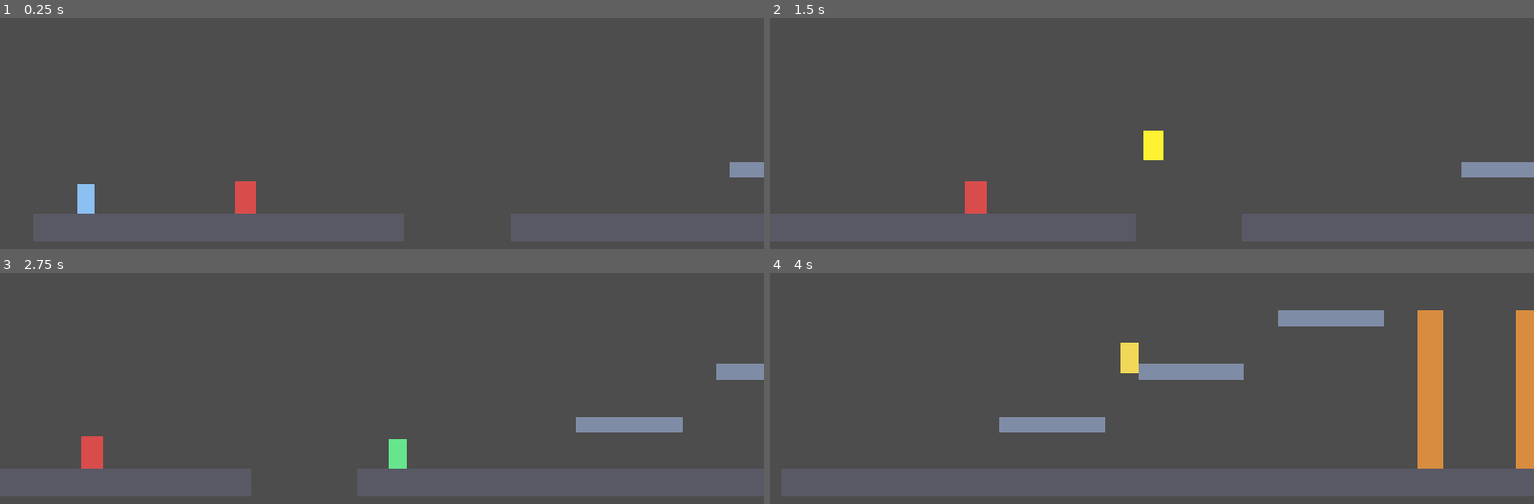
Above: before the commit, frames 1-4 (two rows, left to right).
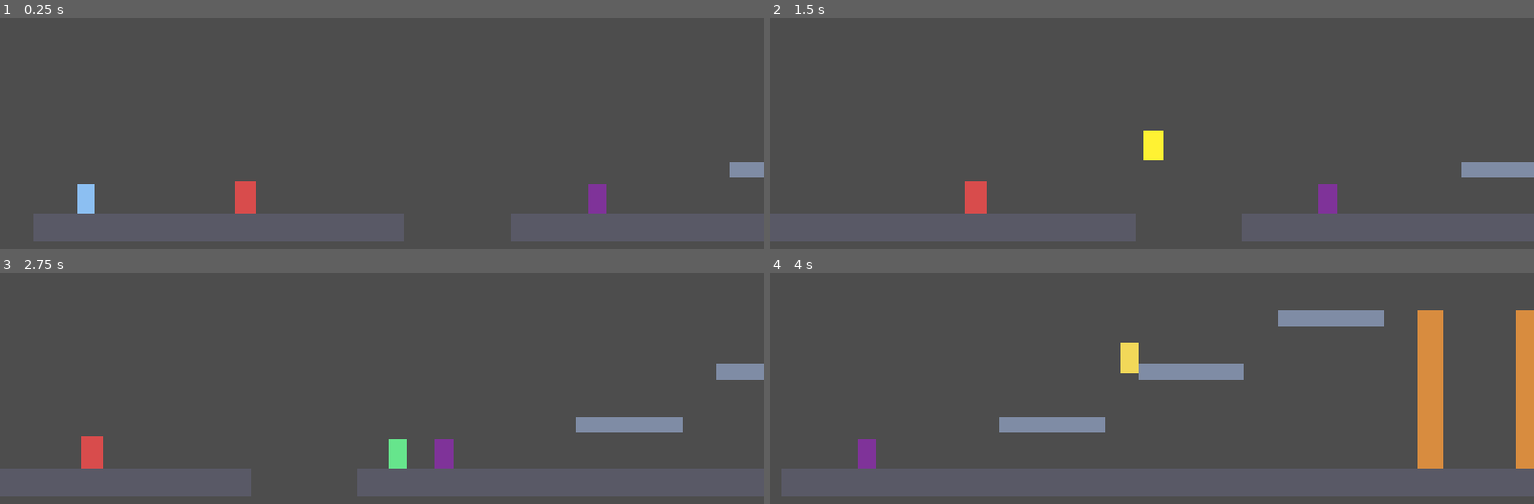
Above: after the commit, the same moments.

Repository: aslan997/Zayr
Game: Godot game, scene res://scenes/regions/TestArena.tscn
The game is run twice, just before and just after one commit, with the same random seed, the same clock (stepped at 60 frames per second) and the same inputs.
Inputs:
- Up to frame 1 (0.25 s): no input
- Up to frame 2 (1.5 s): tap Enter at 0.5 s; hold Right (move_right) from 0.53 s (still down); tap J (attack) at 0.6 s; tap Space (jump) at 0.77, 1.07 s; tap Shift (dash) at 0.8, 1.35 s
- Up to frame 3 (2.75 s): tap Space (jump) at 1.52, 1.55, 1.82, 2.1 s; release Right (move_right) at 2.03 s; hold Left (move_left) from 2.03 s (still down); tap J (attack) at 2.3 s
- Up to frame 4 (4 s): release Left (move_left) at 2.78 s; hold Right (move_right) from 2.78 s (still down); tap J (attack) at 2.85 s; tap Space (jump) at 3.02, 3.32, 3.77, 3.8 s; tap Shift (dash) at 3.05, 3.6 s

The runs differ from the first frame. In frame 1, 0.3% of the frame differs, in the area x 77-80%, y 71-85%; in frame 2, 0.3%, in the area x 71-75%, y 71-85%; in frame 3, 0.3%; in frame 4, 0.3%.

Commit message:
Add combat prototype milestone 6: first enemy
Adds a minimal, generic first enemy (EnemyController + EnemyAI,
scenes/enemies/Enemy.tscn): stationary, detects the player, performs
a telegraphed attack on a cooldown, and is removed (after a fade) on
death. Player.tscn joins a "player" group so EnemyAI can find it
without a hardcoded path; PlayerController gets a brief hit-flash so
taking damage is visible.

Fixes a latent Hitbox/Hurtbox gap found while wiring this up: neither
tracked which entity owned them, so nothing stopped an entity with
both (as the enemy now has, like the player already did) from hitting
itself if they overlapped. Both now carry an owner_body and Hitbox
skips a same-owner Hurtbox.

Co-Authored-By: Claude Sonnet 5 <noreply@anthropic.com>

Diff:
--- a/project.godot
+++ b/project.godot
@@ -56,6 +56,7 @@
 2d_physics/layer_2="player"
 2d_physics/layer_3="hitbox"
 2d_physics/layer_4="hurtbox"
+2d_physics/layer_5="enemy"
 
 [physics]
 
--- /dev/null
+++ b/scenes/enemies/Enemy.tscn
@@ -0,0 +1,59 @@
+[gd_scene load_steps=8 format=3]
+
+[ext_resource type="Script" path="res://scripts/enemies/EnemyController.gd" id="1_ctrl"]
+[ext_resource type="Script" path="res://scripts/enemies/EnemyAI.gd" id="2_ai"]
+[ext_resource type="Script" path="res://scripts/combat/HealthComponent.gd" id="3_health"]
+[ext_resource type="Script" path="res://scripts/combat/Hurtbox.gd" id="4_hurtbox"]
+[ext_resource type="Script" path="res://scripts/combat/Hitbox.gd" id="5_hitbox"]
+
+[sub_resource type="RectangleShape2D" id="RectangleShape2D_body"]
+size = Vector2(28, 46)
+
+[sub_resource type="RectangleShape2D" id="RectangleShape2D_hitbox"]
+size = Vector2(40, 28)
+
+[node name="Enemy" type="CharacterBody2D"]
+collision_layer = 16
+collision_mask = 1
+script = ExtResource("1_ctrl")
+
+[node name="CollisionShape2D" type="CollisionShape2D" parent="."]
+position = Vector2(0, -23)
+shape = SubResource("RectangleShape2D_body")
+
+[node name="Visual" type="Polygon2D" parent="."]
+color = Color(0.5, 0.2, 0.6, 1)
+polygon = PackedVector2Array(-14, -46, 14, -46, 14, 0, -14, 0)
+
+[node name="AI" type="Node" parent="."]
+script = ExtResource("2_ai")
+
+[node name="HealthComponent" type="Node" parent="."]
+script = ExtResource("3_health")
+max_health = 40.0
+
+[node name="Hurtbox" type="Area2D" parent="."]
+collision_layer = 8
+collision_mask = 0
+script = ExtResource("4_hurtbox")
+health_component_path = NodePath("../HealthComponent")
+
+[node name="CollisionShape2D" type="CollisionShape2D" parent="Hurtbox"]
+position = Vector2(0, -23)
+shape = SubResource("RectangleShape2D_body")
+
+[node name="Hitbox" type="Area2D" parent="."]
+position = Vector2(24, -23)
+collision_layer = 4
+collision_mask = 8
+script = ExtResource("5_hitbox")
+damage = 10.0
+
+[node name="CollisionShape2D" type="CollisionShape2D" parent="Hitbox"]
+position = Vector2(10, 0)
+shape = SubResource("RectangleShape2D_hitbox")
+
+[node name="SwingVisual" type="Polygon2D" parent="Hitbox"]
+visible = false
+color = Color(1, 0.3, 0.2, 1)
+polygon = PackedVector2Array(-10, 0, 8, -12, 30, 0, 8, 12)
--- a/scenes/player/Player.tscn
+++ b/scenes/player/Player.tscn
@@ -15,7 +15,7 @@
 [sub_resource type="RectangleShape2D" id="RectangleShape2D_hitbox"]
 size = Vector2(48, 32)
 
-[node name="Player" type="CharacterBody2D"]
+[node name="Player" type="CharacterBody2D" groups=["player"]]
 collision_layer = 2
 collision_mask = 1
 script = ExtResource("1_ctrl")
--- a/scenes/regions/TestArena.tscn
+++ b/scenes/regions/TestArena.tscn
@@ -1,8 +1,9 @@
-[gd_scene load_steps=13 format=3]
+[gd_scene load_steps=14 format=3]
 
 [ext_resource type="PackedScene" path="res://scenes/player/Player.tscn" id="1_player"]
 [ext_resource type="Script" path="res://scripts/combat/HealthComponent.gd" id="2_dummy_health"]
 [ext_resource type="Script" path="res://scripts/combat/Hurtbox.gd" id="3_dummy_hurtbox"]
+[ext_resource type="PackedScene" path="res://scenes/enemies/Enemy.tscn" id="4_enemy"]
 
 [sub_resource type="RectangleShape2D" id="Shape_FloorA"]
 size = Vector2(560, 40)
@@ -66,6 +67,9 @@
 limit_right = 2780
 limit_bottom = 650
 
+[node name="Enemy" parent="." instance=ExtResource("4_enemy")]
+position = Vector2(850, 568)
+
 [node name="TrainingDummy" type="Node2D" parent="."]
 position = Vector2(320, 568)
 script = SubResource("GDScript_TrainingDummy")
--- a/scripts/combat/Hitbox.gd
+++ b/scripts/combat/Hitbox.gd
@@ -8,6 +8,10 @@
 signal hit_landed(hurtbox: Hurtbox)
 
 @export var damage: float = 10.0
+
+## The entity this Hitbox belongs to (its parent) - a Hurtbox owned by the
+## same entity is ignored, so an entity can never hit itself.
+@onready var owner_body: Node = get_parent()
 
 ## Hurtboxes already hit during the current activation, so one swing can't
 ## multi-hit the same target across several overlapping physics frames.
@@ -30,7 +34,7 @@
 
 
 func _on_area_entered(area: Area2D) -> void:
-	if area is Hurtbox and area not in _hit_this_activation:
+	if area is Hurtbox and area not in _hit_this_activation and area.owner_body != owner_body:
 		_hit_this_activation.append(area)
 		area.receive_hit(damage, self)
 		hit_landed.emit(area)
--- a/scripts/combat/Hurtbox.gd
+++ b/scripts/combat/Hurtbox.gd
@@ -7,6 +7,12 @@
 signal hit_received(damage: float, hitbox: Hitbox)
 
 @export var health_component_path: NodePath
+
+## The entity this Hurtbox belongs to (its parent) - lets a Hitbox refuse
+## to hit a Hurtbox owned by the same entity as itself. Both Hitbox and
+## Hurtbox are always direct children of their owning body, matching how
+## Player.tscn and Enemy.tscn are structured.
+@onready var owner_body: Node = get_parent()
 
 var _health: HealthComponent
 
--- /dev/null
+++ b/scripts/enemies/EnemyAI.gd
@@ -0,0 +1,94 @@
+extends Node
+class_name EnemyAI
+## Minimal first-enemy behavior: stationary until the player enters
+## detection_range, faces them, and performs a telegraphed attack (own
+## Hitbox) when in attack_range, on a cooldown. No movement/chase/patrol
+## yet - see docs/PROGRESS.md for scope. Finds the player via the "player"
+## group (Player.tscn adds itself to it).
+
+@onready var body: Node2D = get_parent()
+@onready var hitbox: Hitbox = get_parent().get_node("Hitbox")
+@onready var swing_visual: Polygon2D = hitbox.get_node("SwingVisual")
+
+@export_group("Detection")
+@export var detection_range: float = 140.0
+@export var attack_range: float = 40.0
+
+@export_group("Telegraphed Attack")
+## Not from the design brief - placeholder, tunable. Deliberately slow/
+## readable per docs/COMBAT.md ("readable enemy telegraphs").
+@export var attack_windup: float = 0.4
+@export var attack_active_duration: float = 0.15
+@export var attack_recovery: float = 0.3
+@export var attack_cooldown: float = 0.6
+@export var damage: float = 10.0
+@export var hit_offset: float = 24.0
+
+var facing: float = -1.0
+var is_attacking: bool = false
+
+var _attack_timer: float = 0.0
+var _cooldown_timer: float = 0.0
+var _hitbox_opened: bool = false
+var _player: Node2D = null
+
+
+func _ready() -> void:
+	hitbox.damage = damage
+
+
+func physics_update(delta: float) -> void:
+	_cooldown_timer = maxf(_cooldown_timer - delta, 0.0)
+	_find_player_if_needed()
+
+	if is_attacking:
+		_process_attack(delta)
+		return
+
+	if _player == null or not is_instance_valid(_player):
+		_player = null
+		return
+
+	var to_player: float = _player.global_position.x - body.global_position.x
+	if absf(to_player) > detection_range:
+		return
+
+	if to_player != 0.0:
+		facing = signf(to_player)
+
+	if absf(to_player) <= attack_range and _cooldown_timer <= 0.0:
+		_start_attack()
+
+
+func _start_attack() -> void:
+	is_attacking = true
+	_attack_timer = 0.0
+	_hitbox_opened = false
+	hitbox.position.x = hit_offset * facing
+	hitbox.scale.x = facing
+	swing_visual.visible = true
+
+
+func _process_attack(delta: float) -> void:
+	_attack_timer += delta
+	var total: float = attack_windup + attack_active_duration + attack_recovery
+
+	if not _hitbox_opened and _attack_timer >= attack_windup:
+		_hitbox_opened = true
+		hitbox.activate()
+
+	if _hitbox_opened and hitbox.monitoring and _attack_timer >= attack_windup + attack_active_duration:
+		hitbox.deactivate()
+		swing_visual.visible = false
+
+	if _attack_timer >= total:
+		is_attacking = false
+		_cooldown_timer = attack_cooldown
+
+
+func _find_player_if_needed() -> void:
+	if _player and is_instance_valid(_player):
+		return
+	var players: Array = body.get_tree().get_nodes_in_group("player")
+	if players.size() > 0:
+		_player = players[0]
--- /dev/null
+++ b/scripts/enemies/EnemyController.gd
@@ -0,0 +1,53 @@
+extends CharacterBody2D
+class_name EnemyController
+## Root controller for the first (minimal, stationary) enemy. Applies
+## gravity and delegates behavior to EnemyAI, matching the
+## Controller/component split used for the player. Handles the hit-flash
+## and death (fade + queue_free) feedback for this enemy specifically.
+
+@export var gravity: float = 1400.0
+
+@onready var ai: EnemyAI = $AI
+@onready var health: HealthComponent = $HealthComponent
+@onready var visual: Polygon2D = $Visual
+
+const HURT_FLASH_DURATION: float = 0.08
+const DEATH_FADE_DURATION: float = 0.15
+
+var _base_color: Color
+var _hurt_flash_timer: float = 0.0
+var _dying: bool = false
+
+
+func _ready() -> void:
+	_base_color = visual.color
+	health.damaged.connect(_on_damaged)
+	health.died.connect(_on_died)
+
+
+func _physics_process(delta: float) -> void:
+	if _dying:
+		return
+
+	if is_on_floor():
+		velocity.y = 0.0
+	else:
+		velocity.y += gravity * delta
+
+	ai.physics_update(delta)
+	move_and_slide()
+
+	_hurt_flash_timer = maxf(_hurt_flash_timer - delta, 0.0)
+	visual.color = Color.WHITE if _hurt_flash_timer > 0.0 else _base_color
+	visual.scale.x = ai.facing
+
+
+func _on_damaged(_amount: float) -> void:
+	_hurt_flash_timer = HURT_FLASH_DURATION
+
+
+func _on_died() -> void:
+	_dying = true
+	var tween: Tween = create_tween()
+	tween.tween_property(visual, "modulate:a", 0.0, DEATH_FADE_DURATION)
+	tween.tween_callback(queue_free)
--- a/scripts/player/PlayerController.gd
+++ b/scripts/player/PlayerController.gd
@@ -23,12 +23,21 @@
 }
 ## Combo index (PlayerCombat.combo_index) -> the matching attack state.
 const COMBO_STATE: Array[State] = [State.ATTACK_1, State.ATTACK_2, State.ATTACK_3]
+## Brief white flash on the debug visual when Zayr takes damage, so a hit
+## from an enemy is visible before real hurt animations/UI exist.
+const HURT_FLASH_DURATION: float = 0.1
 
 @onready var movement: PlayerMovement = $Movement
 @onready var combat: PlayerCombat = $Combat
+@onready var health: HealthComponent = $HealthComponent
 @onready var _debug_visual: Polygon2D = $Visual
 
 var state: State = State.IDLE
+var _hurt_flash_timer: float = 0.0
+
+
+func _ready() -> void:
+	health.damaged.connect(_on_damaged)
 
 
 func _physics_process(delta: float) -> void:
@@ -39,9 +48,14 @@
 
 	movement.physics_update(delta, move_input, jump_just_pressed, dash_just_pressed)
 	combat.physics_update(delta, attack_just_pressed)
+	_hurt_flash_timer = maxf(_hurt_flash_timer - delta, 0.0)
 
 	_update_state(move_input)
 	_update_debug_visual()
+
+
+func _on_damaged(_amount: float) -> void:
+	_hurt_flash_timer = HURT_FLASH_DURATION
 
 
 func _update_state(move_input: float) -> void:
@@ -62,7 +76,7 @@
 func _update_debug_visual() -> void:
 	if not _debug_visual:
 		return
-	_debug_visual.color = STATE_DEBUG_COLOR.get(state, Color.WHITE)
+	_debug_visual.color = Color.WHITE if _hurt_flash_timer > 0.0 else STATE_DEBUG_COLOR.get(state, Color.WHITE)
 	# Flip only the visual, not the CharacterBody2D itself - flipping the
 	# root's scale would also mirror the child Camera2D's view. Uses
 	# movement.facing (not instantaneous velocity) so it matches the
Not shown, added: scripts/enemies/EnemyAI.gd.uid
Not shown, added: scripts/enemies/EnemyController.gd.uid
Not shown, changed: docs/ARCHITECTURE.md
Not shown, changed: docs/COMBAT.md
Not shown, changed: docs/PROGRESS.md
Not shown, removed: scenes/enemies/.gitkeep
